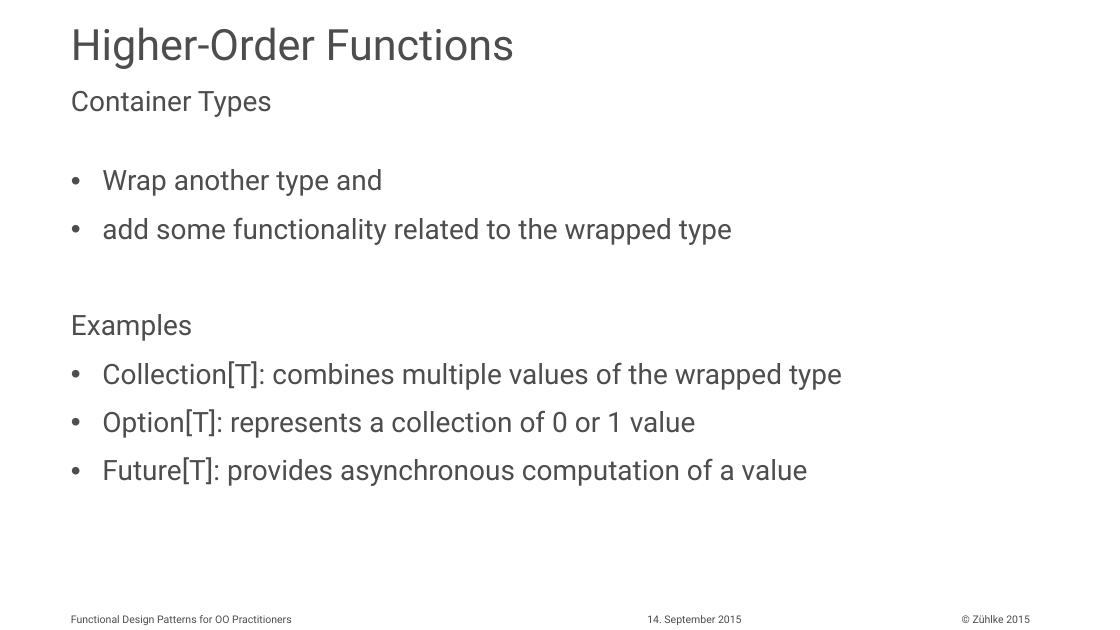
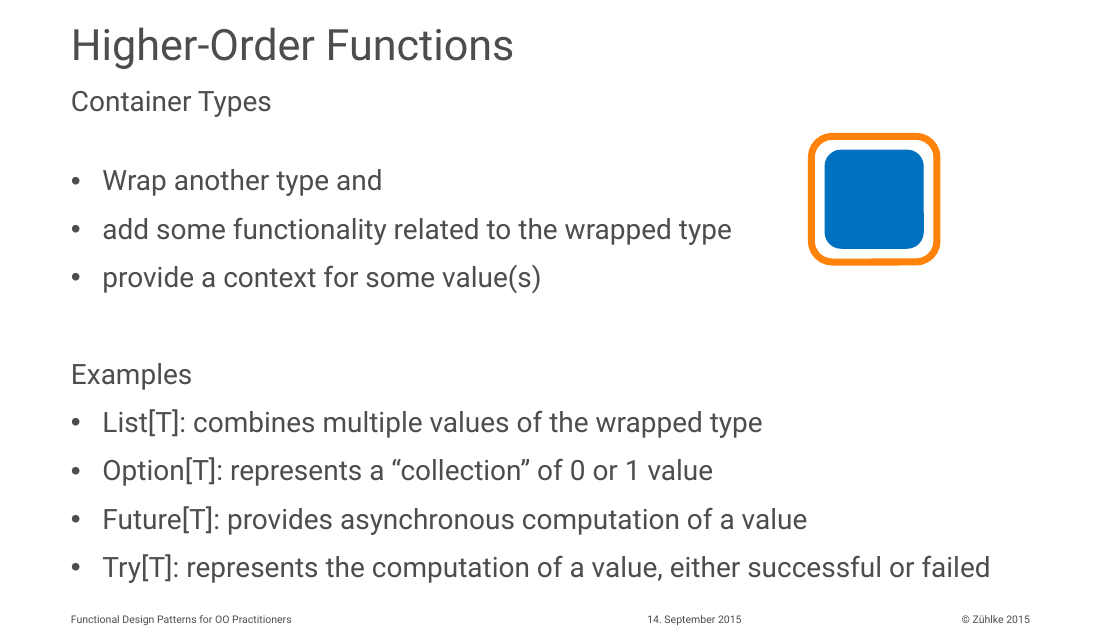
Before and after one commit to aax/zdays-fp-patterns, a slide deck: slide 17 of Functional Design Patterns for OO Practitioners.pptx (slide 14 before the commit). Drawn at 1120x630 pixels with LibreOffice and Linux fonts; fonts in the diff are those of the drawing. Boxes give left, top, right and bottom in pixels: in the first picture for what was removed or moved away, otherwise in the second. Text is boxed around its words. In the diff, an @@ line names an element or a change of style, - is before the commit and + after.

```diff
--- a/Functional Design Patterns for OO Practitioners.pptx
+++ b/Functional Design Patterns for OO Practitioners.pptx
@@ rounded rectangle added at (812, 136, 938, 262), outline #FF820A 6 pt @@
@@ rounded rectangle added at (825, 150, 924, 249), fill #0070C0 @@
@@ text at (102, 265, 541, 293): paragraph added @@
+• provide a context for some value(s)
@@ text at (102, 409, 763, 486): text changed @@
-• Collection[T]: combines multiple values of the wrapped type
-• Option[T]: represents a collection of 0 or 1 value
+• List[T]: combines multiple values of the wrapped type
+• Option[T]: represents a “collection” of 0 or 1 value
@@ text at (102, 554, 991, 583): paragraph added @@
+• Try[T]: represents the computation of a value, either successful or failed
```
Also in this commit, not shown: 9 other slides changed, 5 slides added, 7 other files.
